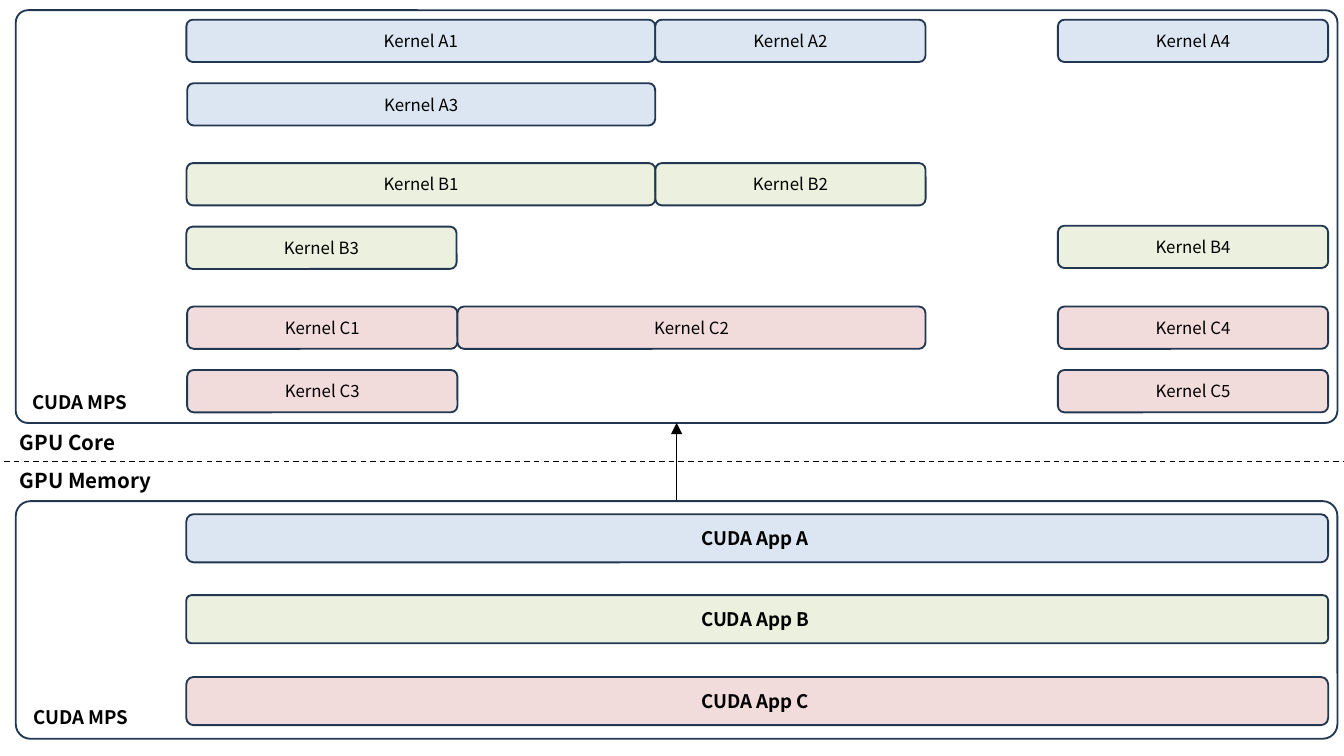
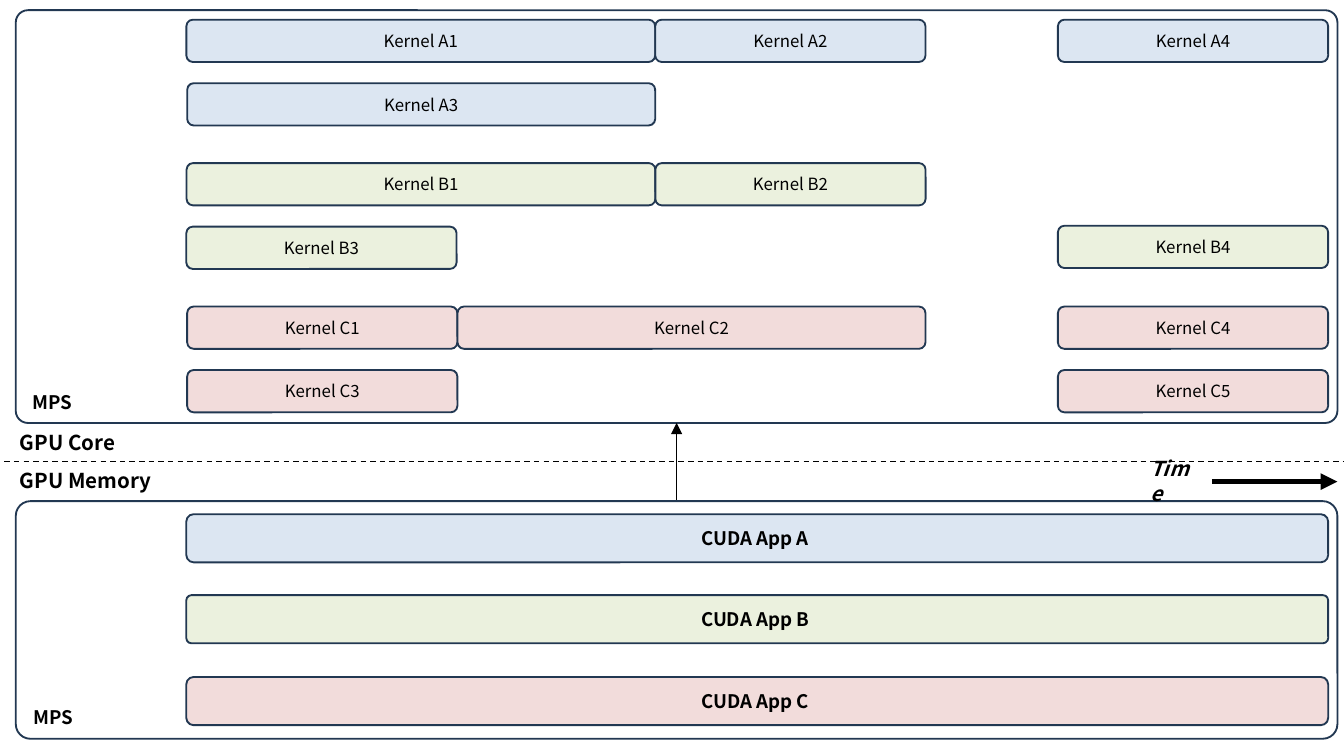
Before and after one commit to ssup2/blog-software, a slide deck: slide 5 of content/docs/theory-analysis/nvidia-gpu-sharing/images/images.pptx. Drawn at 1344x756 pixels with LibreOffice and Linux fonts; fonts in the diff are those of the drawing. Boxes give left, top, right and bottom in pixels: in the first picture for what was removed or moved away, otherwise in the second. Text is boxed around its words. In the diff, an @@ line names an element or a change of style, - is before the commit and + after.

```diff
--- a/content/docs/theory-analysis/nvidia-gpu-sharing/images/images.pptx
+++ b/content/docs/theory-analysis/nvidia-gpu-sharing/images/images.pptx
@@ text in rounded rectangle at <box>33,395,73,410</box>: text changed @@
-CUDA MPS
+MPS
@@ text added at <box>1137,462,1212,501</box>, 11 pt, text #000000, bold, italic @@
+Time
@@ arrow added from (1212, 481) to (1337, 481), #000000 3 pt @@
@@ text in rounded rectangle at <box>33,710,73,725</box>: text changed @@
-CUDA MPS
+MPS
```
Also in this commit, not shown: 3 other slides changed, 4 slides added, 3 slides removed, 13 other files.
